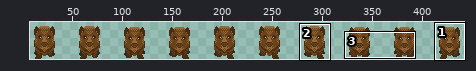
Sprite sheet -- Out Of Project Assets/Art/PNGs/Animations/boar/boar_frontWalk.png. The first picture is a wide view before the edit; the outline marks the close-up.
Close-up. The starting point:
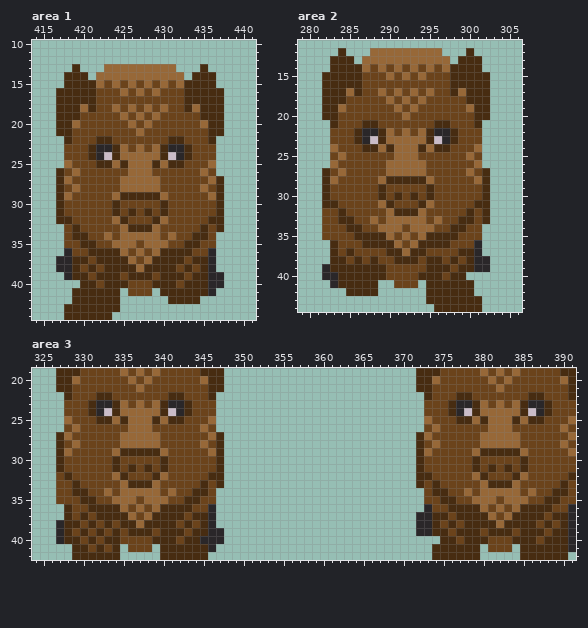
The file is 450x45 pixels. Shown: area 1: x 414..441, y 10..44; area 2: x 279..306, y 11..44; area 3: x 324..391, y 19..42. The wide view leaves out empty margins. The commit also changed other parts of the picture, which this record leaves out.
After:
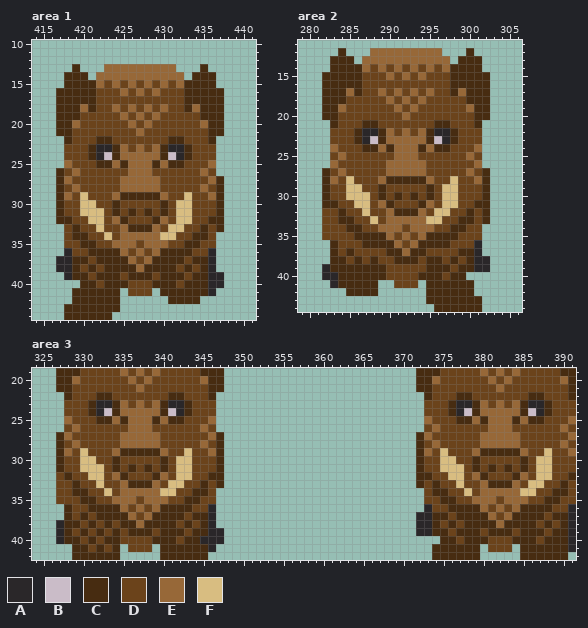
Palette (. is transparent): A #2a2729  B #cabcc8  C #472c11  D #6b431b  E #976838  F #d8bd81
Difference:
Area 1:
Colour D becomes colour F in row 29 at x 420 and 433; in row 30 at x 420 to 421 and 432 to 433; in row 31 at x 420 to 422 and 432 to 433; in row 32 at x 421 to 422 and 432 to 433; in row 33 at x 422 and 431 to 432; in row 34 at x 430.
Colour E becomes colour F in row 34 at x 423 and 431.
Area 2:
Colour D becomes colour F in row 28 at x 285 and 298; in row 29 at x 285 to 286 and 297 to 298; in row 30 at x 285 to 287 and 297 to 298; in row 31 at x 286 to 287 and 297 to 298; in row 32 at x 287 and 296 to 297; in row 33 at x 295.
Colour E becomes colour F in row 33 at x 288 and 296.
Area 3:
Colour D becomes colour F in row 29 at x 330, 343, 375 and 388; in row 30 at x 330 to 331, 342 to 343, 375 to 376 and 387 to 388; in row 31 at x 330 to 332, 342 to 343, 375 to 377 and 387 to 388; in row 32 at x 331 to 332, 342 to 343, 376 to 377 and 387 to 388; in row 33 at x 332, 341 to 342, 377 and 386 to 387; in row 34 at x 340 and 385.
Colour E becomes colour F in row 34 at x 333, 341, 378 and 386.
Pixel boxes of the changes (left, top, right, bottom) in both close-ups:
changed: (80, 192, 112, 240)
changed: (160, 192, 192, 240)
changed: (346, 176, 378, 224)
changed: (426, 176, 458, 224)
changed: (80, 448, 112, 496)
changed: (160, 448, 192, 496)
changed: (440, 448, 472, 496)
changed: (520, 448, 552, 496)
